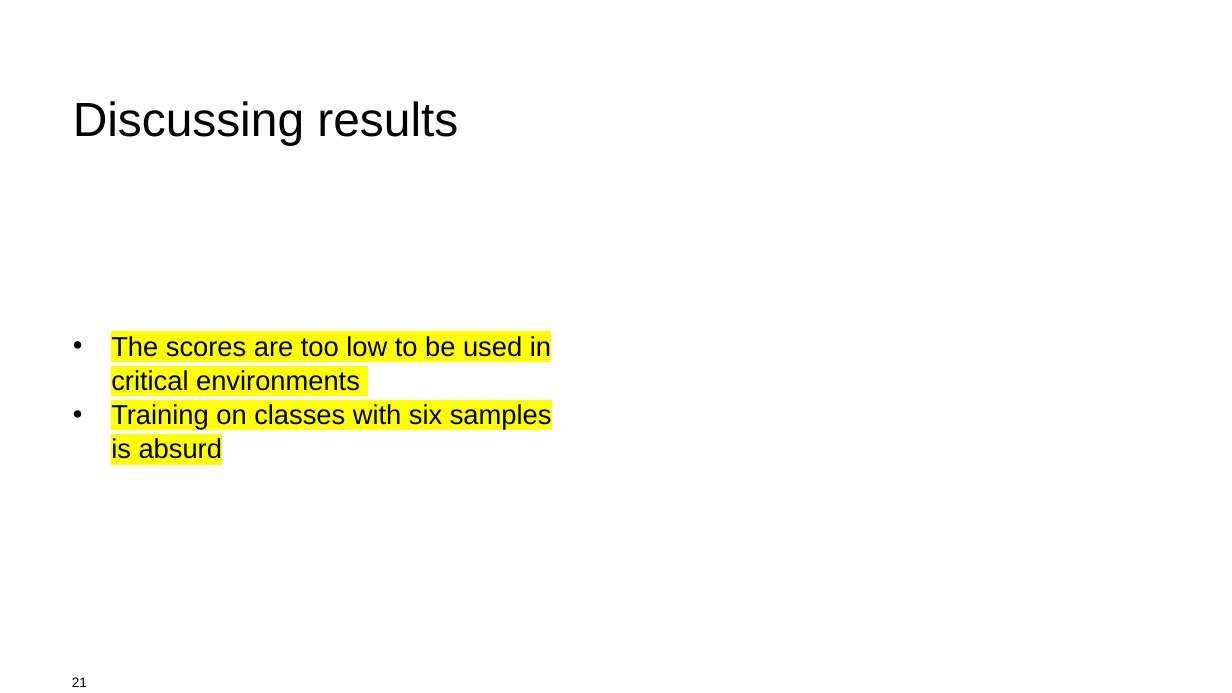
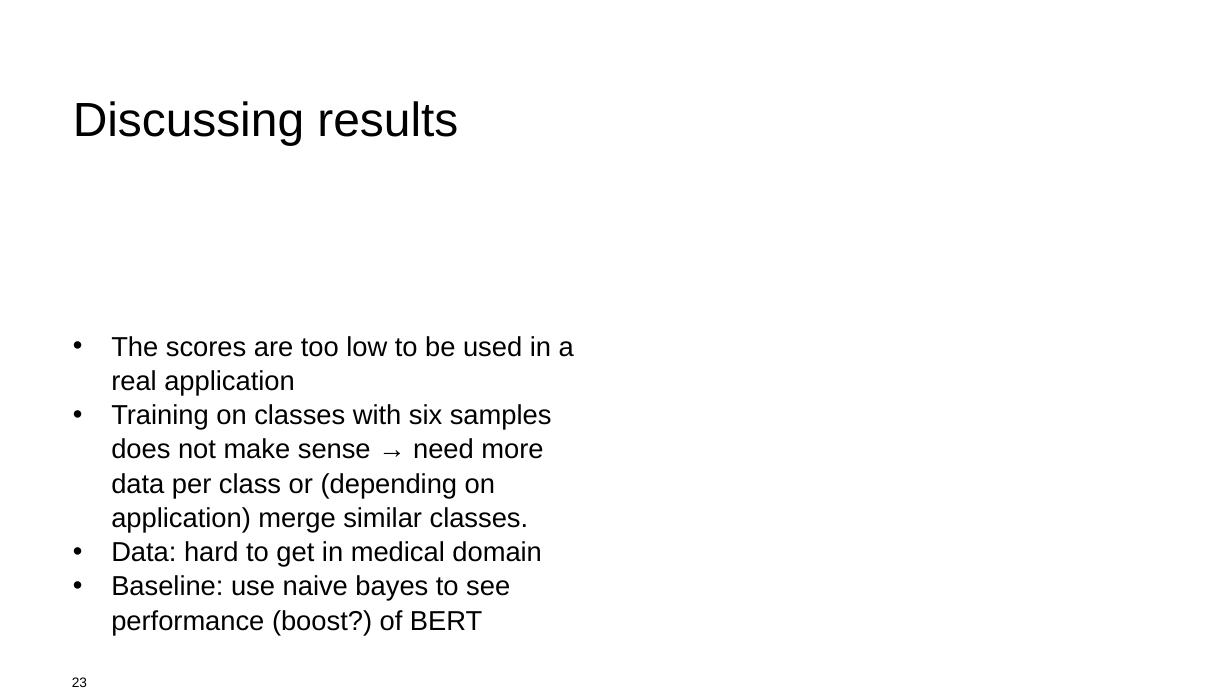
Before and after one commit to vitamys/nlp, a slide deck: slide 23 of Final_Project_Presentation_GroupC.pptx (slide 21 before the commit). Drawn at 1232x693 pixels with LibreOffice and Linux fonts; fonts in the diff are those of the drawing; background and template pictures are left out. Boxes give left, top, right and bottom in pixels: in the first picture for what was removed or moved away, otherwise in the second. Text is boxed around its words. In the diff, an @@ line names an element or a change of style, - is before the commit and + after.

```diff
--- a/Final_Project_Presentation_GroupC.pptx
+++ b/Final_Project_Presentation_GroupC.pptx
@@ text at [111,336,574,635]: text changed @@
-• The scores are too low to be used in critical environments
-• Training on classes with six samples is absurd
+• The scores are too low to be used in a real application
+• Training on classes with six samples does not make sense → need more data per class or (depending on application) merge similar classes.
+• Data: hard to get in medical domain
+• Baseline: use naive bayes to see performance (boost?) of BERT
@@ page number at [72,677,87,687]: text changed @@
-21
+23
```
Also in this commit, not shown: 5 other slides changed, 2 slides added, 7 other files.
